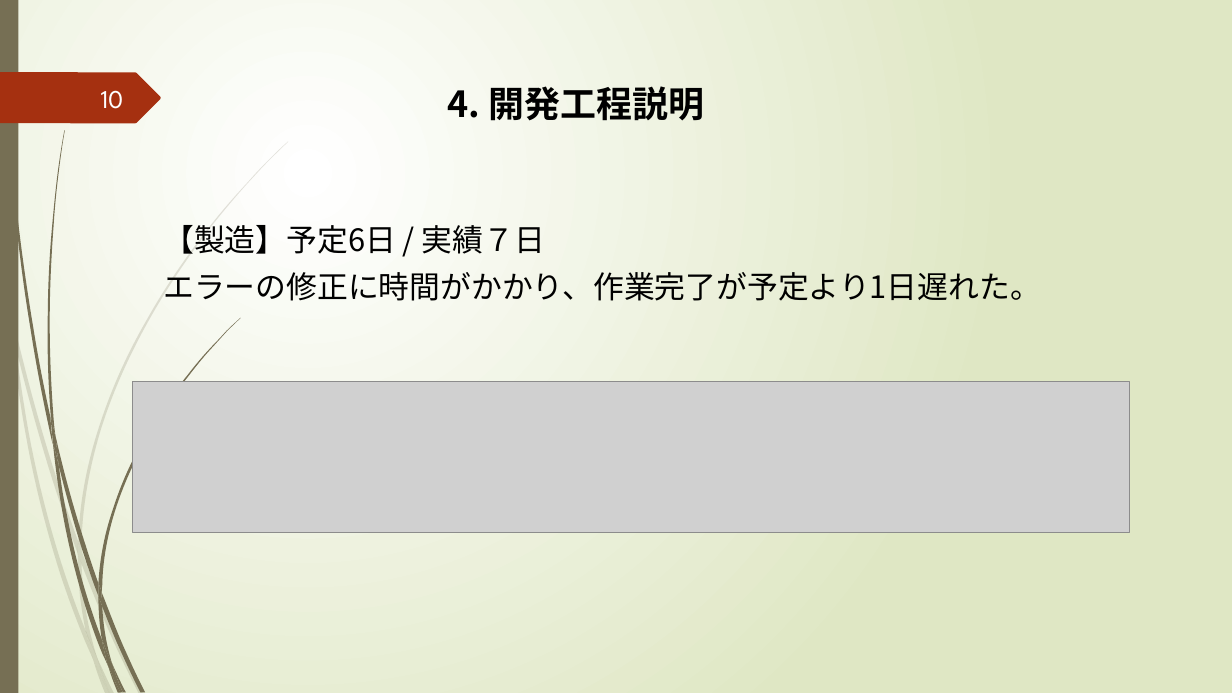
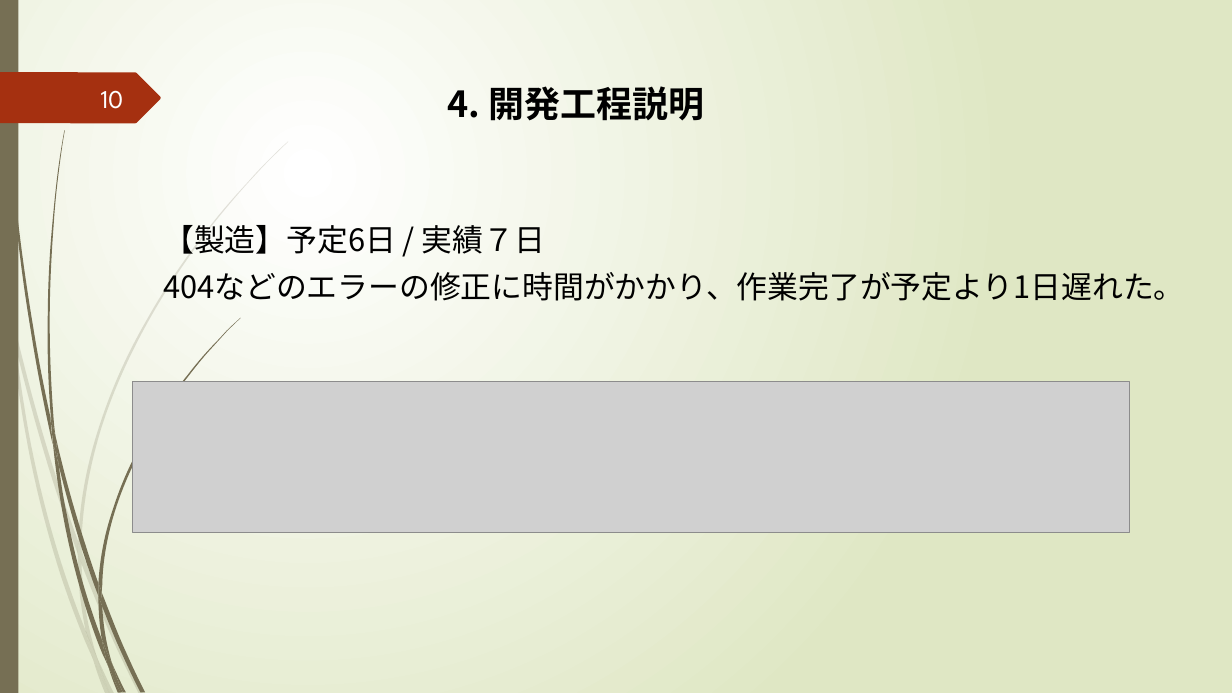
Before and after one commit to k-kuru/team_develop, a slide deck: slide 10 of 05_チーム開発演習_発表会資料/05_チーム開発演習_発表会資料_チーム3.pptx. Drawn at 1232x693 pixels with LibreOffice and Linux fonts; fonts in the diff are those of the drawing; grey boxes stand for pictures. Boxes give left, top, right and bottom in pixels: in the first picture for what was removed or moved away, otherwise in the second. Text is boxed around its words. In the diff, an @@ line names an element or a change of style, - is before the commit and + after.

```diff
--- a/05_チーム開発演習_発表会資料/05_チーム開発演習_発表会資料_チーム3.pptx
+++ b/05_チーム開発演習_発表会資料/05_チーム開発演習_発表会資料_チーム3.pptx
@@ text at (163, 272, 1184, 301): text changed @@
-エラーの修正に時間がかかり、作業完了が予定より1日遅れた。
+404などのエラーの修正に時間がかかり、作業完了が予定より1日遅れた。
```
Also in this commit, not shown: 4 other slides changed.
